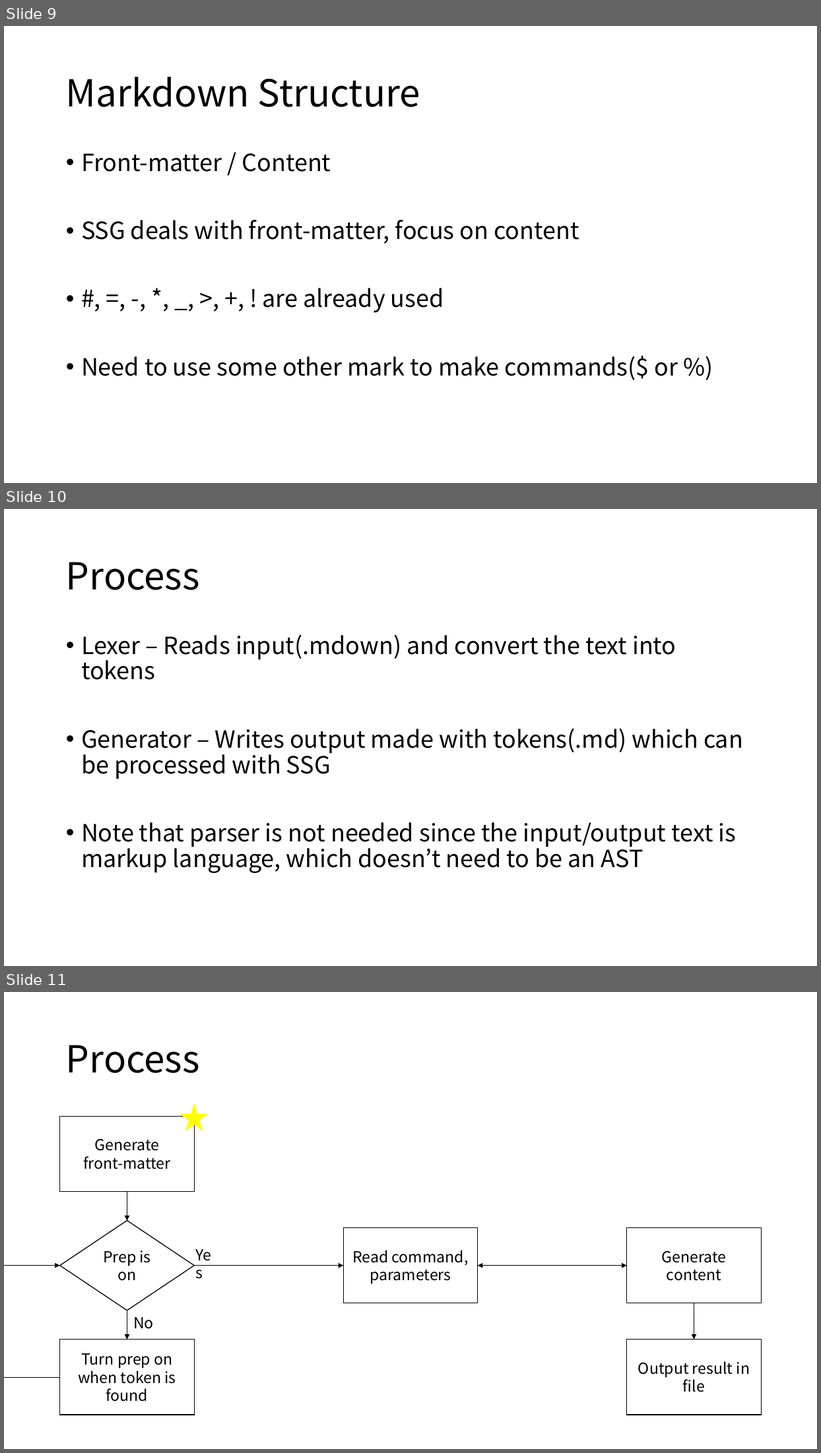
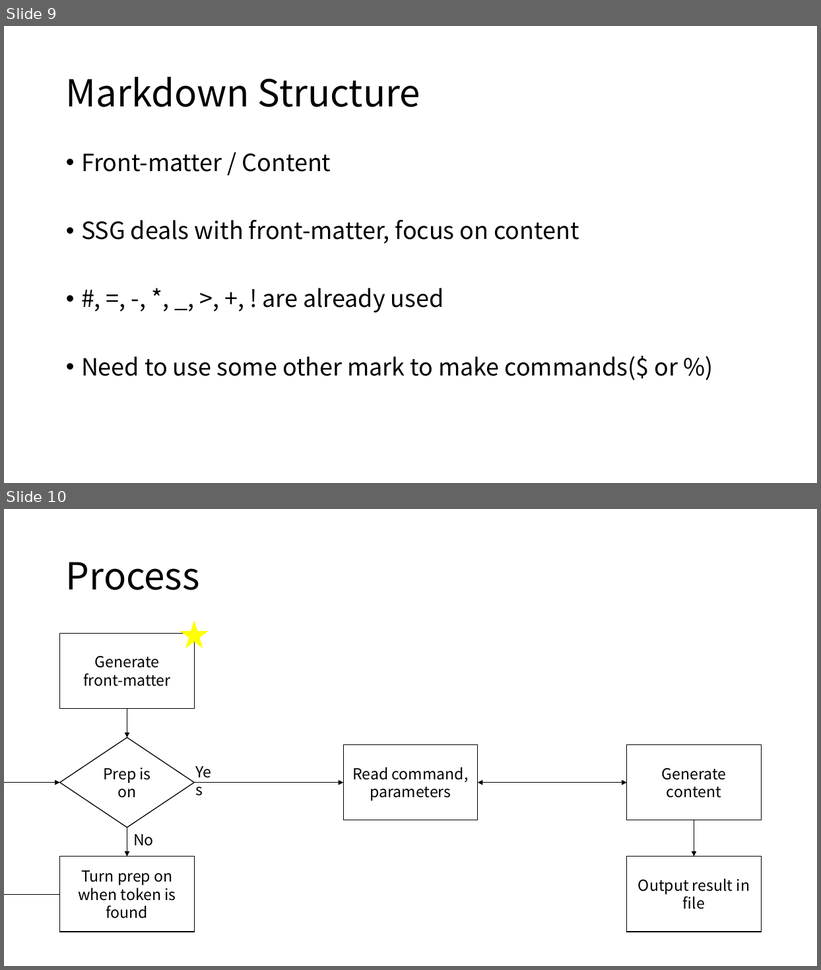
Before and after one commit to hatchling13/rmdprep, a slide deck: layout.pptx. Shown one above the other, each under a label of ours: slides 9, 10 and 11 before the commit, slides 9 and 10 after it. The pictures are 821x1453 and 821x970 pixels, drawn with LibreOffice and Linux fonts; fonts in the diff are those of the drawing. Boxes give left, top, right and bottom in pixels: in the first picture for what was removed or moved away, otherwise in the second. Text is boxed around its words. In the diff, an @@ line names an element or a change of style, - is before the commit and + after.

```diff
--- a/layout.pptx
+++ b/layout.pptx
@@ slide 10 removed at <box>4,509,817,966</box>, background #FFFFFF @@
@@ title removed at <box>66,562,200,590</box> @@
-Process
@@ text removed at <box>81,634,743,873</box> @@
-• Lexer – Reads input(.mdown) and convert the text into tokens
-• Generator – Writes output made with tokens(.md) which can be processed with SSG
-• Note that parser is not needed since the input/output text is markup language, which doesn’t need to be an AST
@@ what was slide 11 is now slide 10 @@
```
Also in this commit, not shown: 3 other files.
